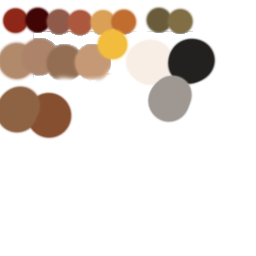
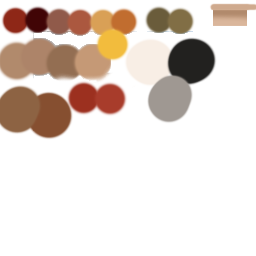
Comparing the layer stacks of the two w=256, h=256 images. Changes:
painted on "Layer 1" over [66,3,256,116]